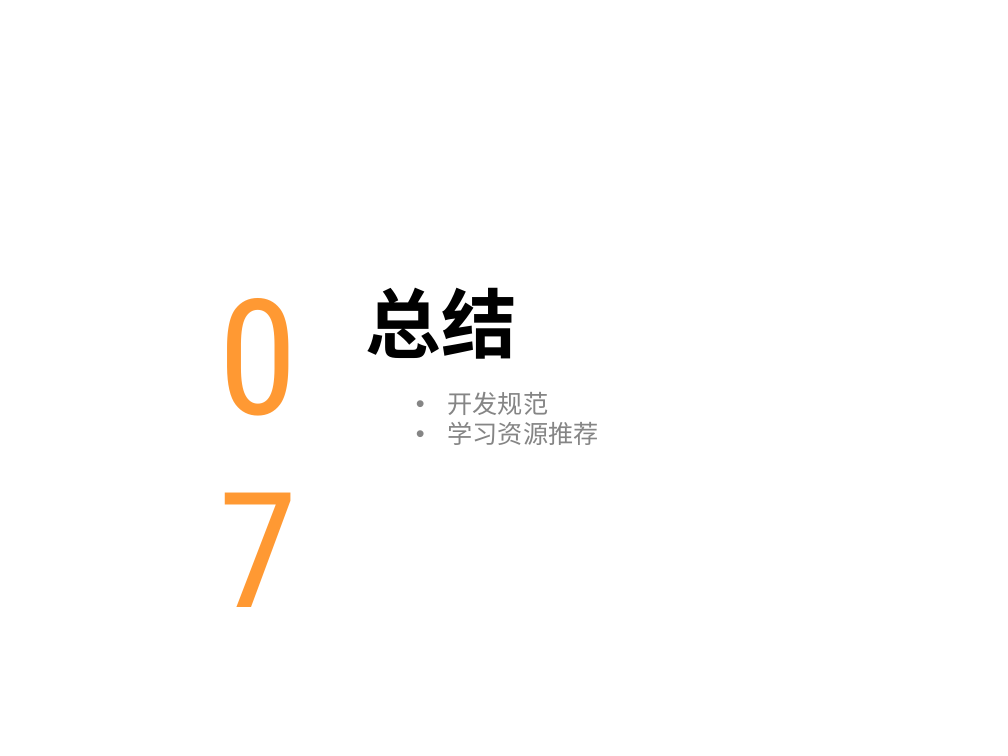
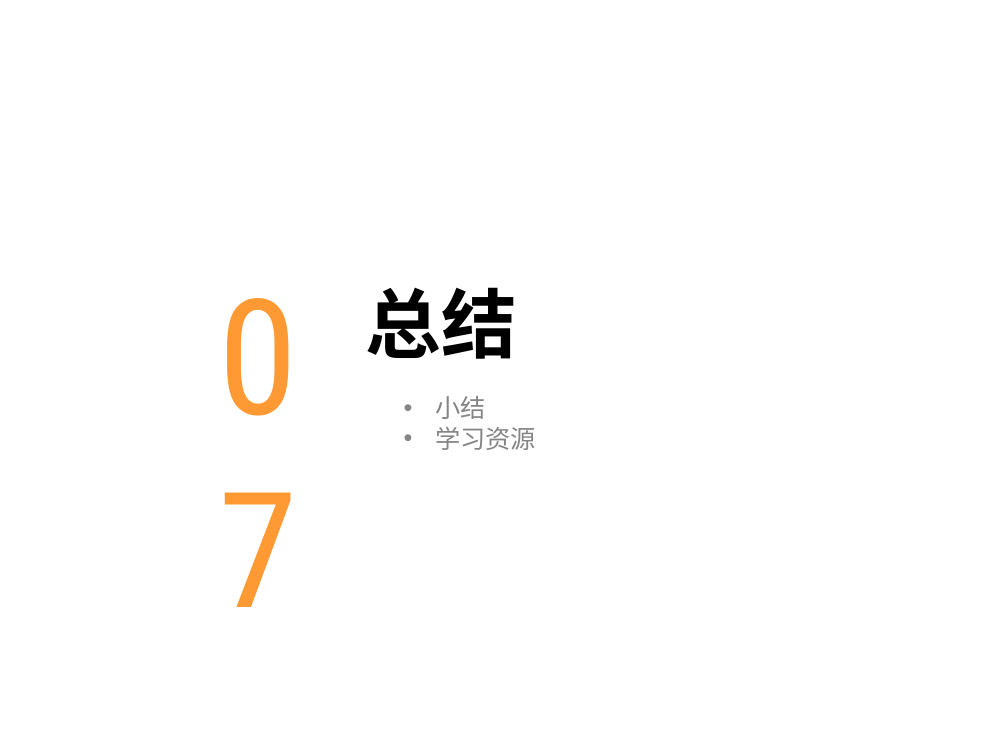
Before and after one commit to chenqiuli/JY_Peixun_1, a slide deck: slide 33 of PPT内容.pptx. Drawn at 1008x756 pixels with LibreOffice and Linux fonts; fonts in the diff are those of the drawing; background and template pictures are left out. Boxes give left, top, right and bottom in pixels: in the first picture for what was removed or moved away, otherwise in the second. Text is boxed around its words. In the diff, an @@ line names an element or a change of style, - is before the commit and + after.

```diff
--- a/PPT内容.pptx
+++ b/PPT内容.pptx
@@ text at [435, 396, 536, 450]: text changed @@
-  • 开发规范
-  • 学习资源推荐
+  • 小结
+  • 学习资源
```
Also in this commit, not shown: 1 other slide changed.
